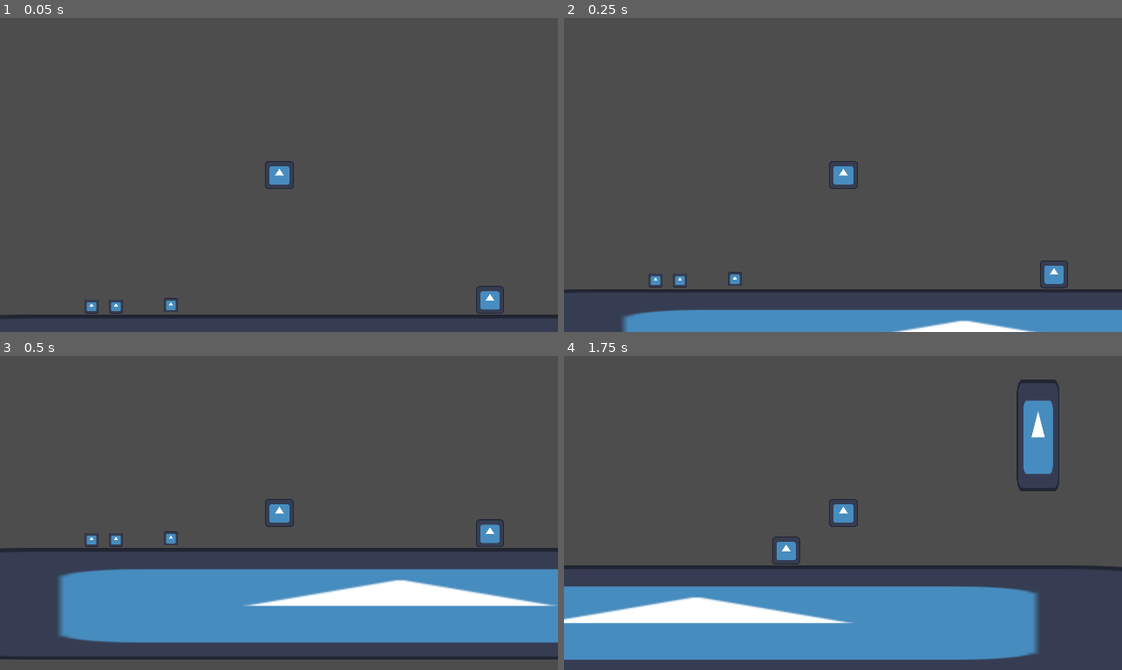
Above: before the commit, frames 1-4 (two rows, left to right).
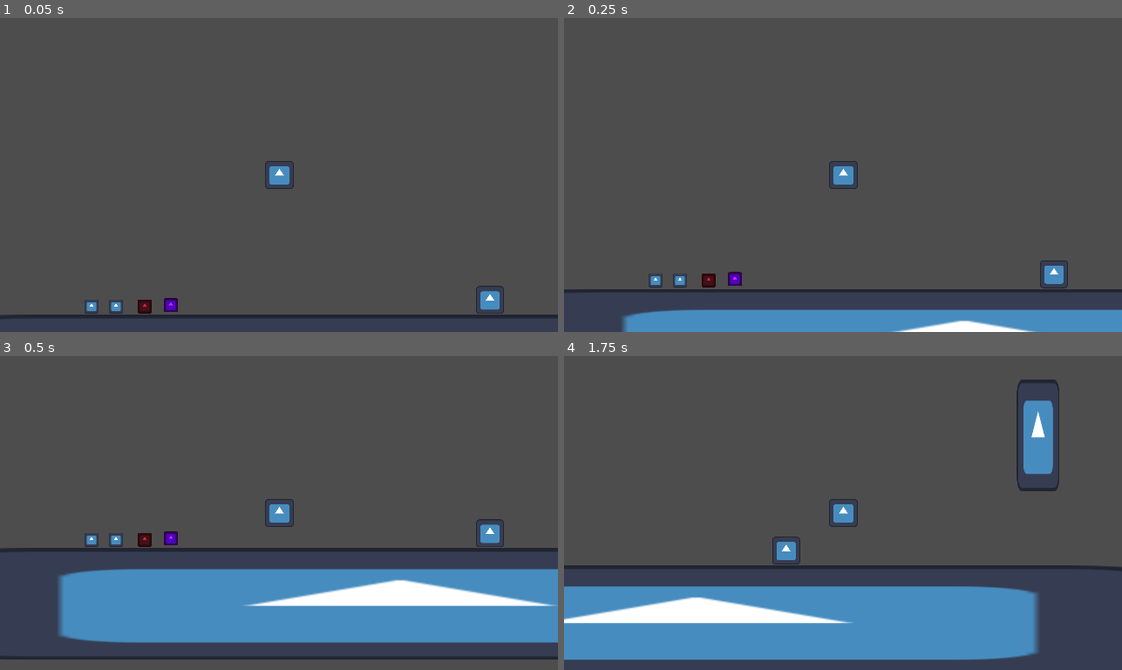
Above: after the commit, the same moments.

Repository: valk0x29a/godot-wild-jam
Game: Godot game, scene res://scenes/test_scenes/valk_scene.tscn
Two runs of this game, one before a commit and one after it. Both use one fixed random seed, a clock stepped at 60 frames per second and the inputs below. The engine's default icon, where the game draws it, is replaced by a stand-in: a white triangle on a blue panel in a dark square.
Inputs (mouse positions are in pixels of both pictures, inside the frame that each line leads up to):
- Up to frame 1 (0.05 s): no input
- Up to frame 2 (0.25 s): no input
- Up to frame 3 (0.5 s): no input
- Up to frame 4 (1.75 s): move the mouse to (965, 497) at 0.52 s; hold D (Right) from 0.53 s (still down); click (965, 497) at 0.6 s; tap W (Jump) at 0.77, 1.52 s; move the mouse to (731, 528) at 1.27 s; tap E (Interact) at 1.35 s; click (731, 528) at 1.55 s

The runs differ from the first frame. In frame 1, 0.2% of the frame differs, in the area x 24-32%, y 89-95%; in frame 2, 0.2%; in frame 3, 0.2%; in frame 4, nothing differs.
Error in both runs: Invalid access to property or key 'global_position' on a base object of type 'null instance'. (res://scripts/enemy.gd:11)

Commit message:
explodable barrels

Diff:
--- a/prefabs/bouncable_barrel.tscn
+++ b/prefabs/bouncable_barrel.tscn
@@ -20,6 +20,7 @@
 bounciness = 0.9
 
 [node name="Sprite2D" type="Sprite2D" parent="." unique_id=1246450492]
+modulate = Color(1, 0.05882353, 1, 1)
 scale = Vector2(0.12499999, 0.12499999)
 texture = ExtResource("2_ty0dx")
 
--- /dev/null
+++ b/prefabs/explodable_barrel.tscn
@@ -0,0 +1,40 @@
+[gd_scene format=3 uid="uid://cpo2u87gmon1o"]
+
+[ext_resource type="Script" uid="uid://dyejnbc2xvn2w" path="res://scripts/barrel.gd" id="1_i1xok"]
+[ext_resource type="Texture2D" uid="uid://brramo03vm2ig" path="res://icon.svg" id="2_3u64i"]
+
+[sub_resource type="PhysicsMaterial" id="PhysicsMaterial_aifdq"]
+bounce = 0.9
+
+[sub_resource type="CircleShape2D" id="CircleShape2D_8iyis"]
+
+[sub_resource type="CircleShape2D" id="CircleShape2D_16d1p"]
+
+[node name="Explodable Barrel" type="RigidBody2D" unique_id=1008551793 groups=["barrel"]]
+collision_layer = 4
+physics_material_override = SubResource("PhysicsMaterial_aifdq")
+can_sleep = false
+contact_monitor = true
+max_contacts_reported = 1
+script = ExtResource("1_i1xok")
+explodes_on_touch = true
+explode_required_force = 256.0
+
+[node name="Sprite2D" type="Sprite2D" parent="." unique_id=1246450492]
+modulate = Color(0.90366024, 0.12701434, 0.15150803, 1)
+scale = Vector2(0.12499999, 0.12499999)
+texture = ExtResource("2_3u64i")
+
+[node name="CollisionShape2D" type="CollisionShape2D" parent="." unique_id=1885817650]
+shape = SubResource("CircleShape2D_8iyis")
+
+[node name="Barrel Trigger" type="Area2D" parent="." unique_id=429074671]
+collision_layer = 0
+collision_mask = 8
+
+[node name="CollisionShape2D" type="CollisionShape2D" parent="Barrel Trigger" unique_id=1776047726]
+shape = SubResource("CircleShape2D_16d1p")
+
+[connection signal="body_entered" from="." to="." method="_on_body_entered"]
+[connection signal="area_entered" from="Barrel Trigger" to="." method="_on_barrel_trigger_area_entered"]
+[connection signal="body_entered" from="Barrel Trigger" to="." method="_on_barrel_trigger_body_entered"]
--- a/prefabs/player.tscn
+++ b/prefabs/player.tscn
@@ -15,7 +15,7 @@
 coyotte_time = 0.1
 barrel_interaction_range = 2.0
 barrel_offset = Vector2(0, -1)
-throw_force = Vector2(8, -8)
+throw_force_ref = Vector2(8, -8)
 throw_hold_time_for_ref = 0.5
 max_throw_hold_time = 2.0
 
--- a/scenes/test_scenes/valk_scene.tscn
+++ b/scenes/test_scenes/valk_scene.tscn
@@ -5,6 +5,7 @@
 [ext_resource type="PackedScene" uid="uid://cl27gtgh5ujsr" path="res://prefabs/barrel.tscn" id="3_8iyis"]
 [ext_resource type="PackedScene" uid="uid://eadexlx14bww" path="res://prefabs/bouncable_barrel.tscn" id="4_7pksr"]
 [ext_resource type="PackedScene" uid="uid://b71xxxmgpio42" path="res://prefabs/enemy.tscn" id="5_m0ksf"]
+[ext_resource type="PackedScene" uid="uid://cpo2u87gmon1o" path="res://prefabs/explodable_barrel.tscn" id="6_kyxmm"]
 
 [sub_resource type="RectangleShape2D" id="RectangleShape2D_jsvff"]
 size = Vector2(1142, 128)
@@ -70,6 +71,10 @@
 [node name="Bouncable Barrel" parent="." unique_id=585856788 instance=ExtResource("4_7pksr")]
 position = Vector2(311, 504)
 
+[node name="Explodable Barrel" parent="." unique_id=884577326 instance=ExtResource("6_kyxmm")]
+position = Vector2(281, 506)
+explode_required_force = 128.0
+
 [editable path="PrototypeBlock"]
 [editable path="PrototypeBlock2"]
 [editable path="PrototypeBlock3"]
--- a/scripts/barrel.gd
+++ b/scripts/barrel.gd
@@ -3,6 +3,8 @@
 
 var is_thrown: bool = false;
 @export var bounciness: float = 0.0;
+@export var explodes_on_touch: bool = false;
+@export var explode_required_force: float = 0.0;
 
 func _ready() -> void:
     is_thrown = false;
@@ -20,3 +22,9 @@
     if(body.is_in_group("enemy")):
         if(absf(linear_velocity.x) > absf(body.velocity.x)):
             body.queue_free();
+
+func _on_body_entered(_body: Node) -> void:
+    if(!explodes_on_touch): return;
+    print(linear_velocity.length());
+    if(linear_velocity.length() > explode_required_force):
+        queue_free();
--- a/scripts/player.gd
+++ b/scripts/player.gd
@@ -7,7 +7,7 @@
 @export var coyotte_time: float;
 @export var barrel_interaction_range: float;
 @export var barrel_offset: Vector2;
-@export var throw_force: Vector2;
+@export var throw_force_ref: Vector2;
 @export var throw_hold_time_for_ref: float;
 @export var max_throw_hold_time: float;
 
@@ -34,14 +34,14 @@
 		if(Input.is_action_just_released("Throw")):
 			var hold_time: float = (Time.get_ticks_msec() - throw_start_time) / 1000 / throw_hold_time_for_ref;
 			hold_time = minf(hold_time, max_throw_hold_time);
+
 			chosen_barrel.enable_physics();
-			var throw_vec: Vector2 = Vector2(throw_force.x, throw_force.y);
+			var throw_vec: Vector2 = Vector2(throw_force_ref.x, throw_force_ref.y);
 			if(is_flipped): throw_vec.x = -throw_vec.x;
 			throw_vec *= PLAYER_SIZE;
 			throw_vec.y *= hold_time;
 			throw_vec += velocity;
 			chosen_barrel.apply_impulse(throw_vec);
-			# chosen_barrel.is_thrown = true;
 			chosen_barrel = null;
 	if(Input.is_action_just_pressed("Interact")):
 		if(chosen_barrel == null):
